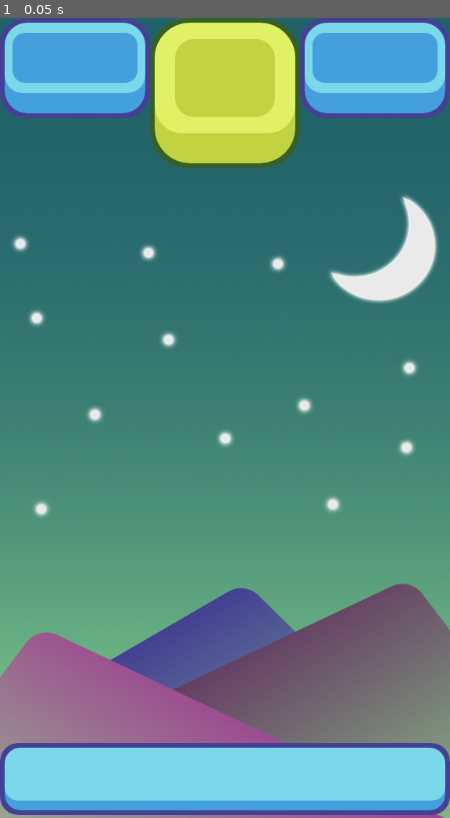
Above: before the commit, frame 1.
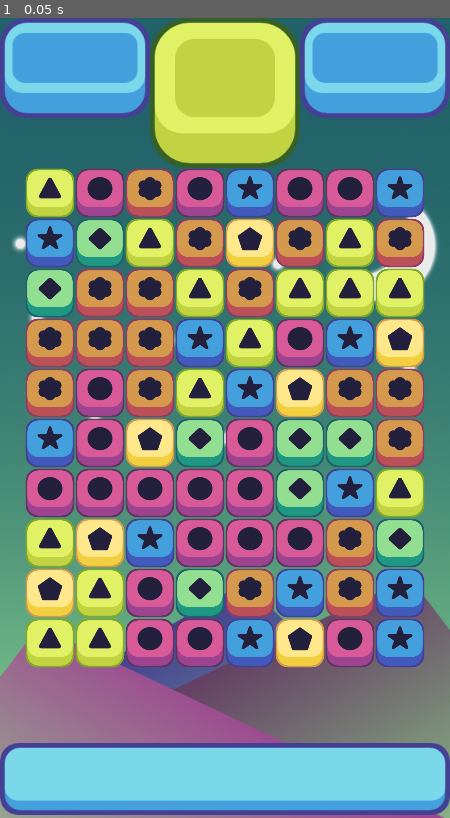
Above: after the commit, the same moment.

Repository: Whrathgar/Godot_Tut_Repo
Game: Godot game, scene res://scenes/Game.tscn
The game is run twice, just before and just after one commit, with the same random seed, the same clock (stepped at 60 frames per second) and the same inputs.
Inputs:
- Up to frame 1 (0.05 s): no input

The runs differ from the first frame. In frame 1, 49% of the frame differs, in the area x 5-95%, y 18-82%.

Commit message:
Update Grid.gd

Diff:
--- a/Match_3_Tut/scripts/Grid.gd
+++ b/Match_3_Tut/scripts/Grid.gd
@@ -7,11 +7,22 @@
 export (int) var y_start;
 export (int) var offset;
 
+var possible_pieces = [
+	preload("res://scenes/YellowPiece.tscn"),
+	preload("res://scenes/GreenPiece.tscn"),
+	preload("res://scenes/OrangePiece.tscn"),
+	preload("res://scenes/PinkPiece.tscn"),
+	preload("res://scenes/BluePiece.tscn"),
+	preload("res://scenes/LightGreenPiece.tscn")
+
+]
+
 var all_pieces = [];
 
 func _ready():
+	randomize()
 	all_pieces = make_2d_array();
-	print (all_pieces);
+	spawn_pieces();
 
 func make_2d_array():
 	var array = [];
@@ -21,6 +32,26 @@
 					array[i].append(null);
 	return array;
 
+func spawn_pieces():
+	for i in width:
+		for j in height:
+			#choose and randoom number and store it
+			var rand = floor(rand_range(0, possible_pieces.size()));
+			#Instance that piece from the array
+			var piece = possible_pieces[rand].instance();
+			add_child(piece);
+			piece.position = grid_to_pixel(i,j)
+
+
+func grid_to_pixel(column,row):
+	var new_x = x_start + offset * column;
+	var new_y = y_start + -offset * row;
+	return Vector2(new_x, new_y);
+	pass;
+
+
+
+
 # Called every frame. 'delta' is the elapsed time since the previous frame.
 #func _process(delta):
 #	pass
